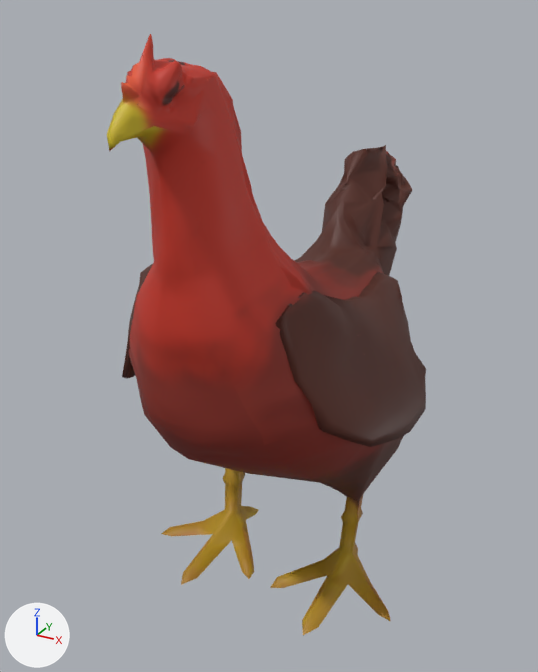
Before and after pictures for a commit that changed the FBX model Assets/Animals_FREE/Meshes/chicken2.fbx.
Both versions are drawn from a 50 mm lens placed at (0.292, -0.522, 0.531), pointed at (-0.018, 0.042, 0.249). Lighting does not change. The marker at lower left points along +X, +Y and +Z. Where no turn or scale is listed for an object, it has been applied to the vertices.

The older version as bpy lines, for what is in view:
```python
me_mesh_001 = bpy.data.meshes.new('Mesh.001')
me_mesh_001.from_pydata(...)  # 5080 vertices, 5114 faces; spans x -0.134..0.134, y -0.182..0.296, z 0.0..0.517
me_mesh_001.materials.append(mat_material_001)  # picture img_chicken2_normal_png
ob_chicken_001 = bpy.data.objects.new('chicken_001', me_mesh_001)
ob_chicken_001.location = (0.0, 0.0, 0.0)
```
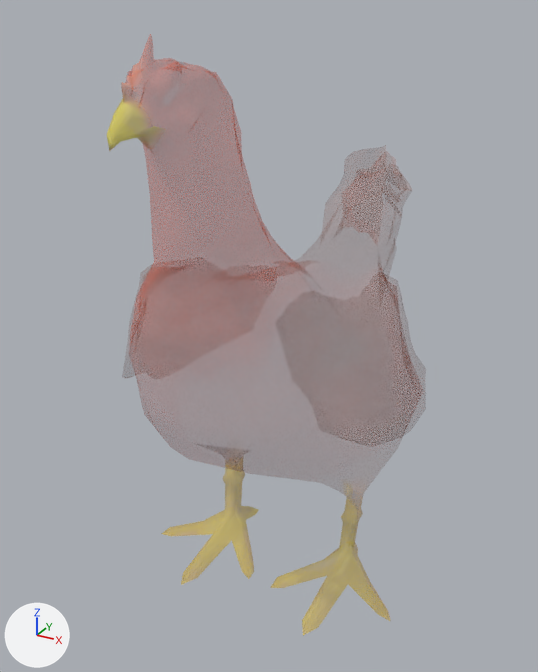
The change, as a diff of the scene's bpy script:
```diff
--- a/Assets/Animals_FREE/Meshes/chicken2.fbx.py
+++ b/Assets/Animals_FREE/Meshes/chicken2.fbx.py
@@ img_chicken2_normal_png @@
-img_chicken2_normal_png = load_image('chicken2_normal.png', '../Textures/chicken2_normal.png', 1525, 937, 'sRGB')
+img_chicken2_normal_png = load_image('chicken2_normal.png', '../Textures/chicken2_normal.png', 1525, 937, 'Non-Color')
@@ mat_material_003 @@
+mat_material_003 = bpy.data.materials.new('material.003')
+# colours: black #19021a
+# uses the picture img_chicken2_normal_png
@@ me_mesh_001 @@
 me_mesh_001.from_pydata(...)  # 5080 vertices, 5114 faces; spans x -0.134..0.134, y -0.182..0.296, z 0.0..0.517
-me_mesh_001.materials.append(mat_material_001)  # picture img_chicken2_normal_png
+me_mesh_001.materials.append(mat_material_003)
```

Changed parts and their boxes (x1, y1, x2, y2) in the pictures (538 x 672 px):
'chicken_001', surface changed, recoloured: (107, 34, 426, 635) in both
